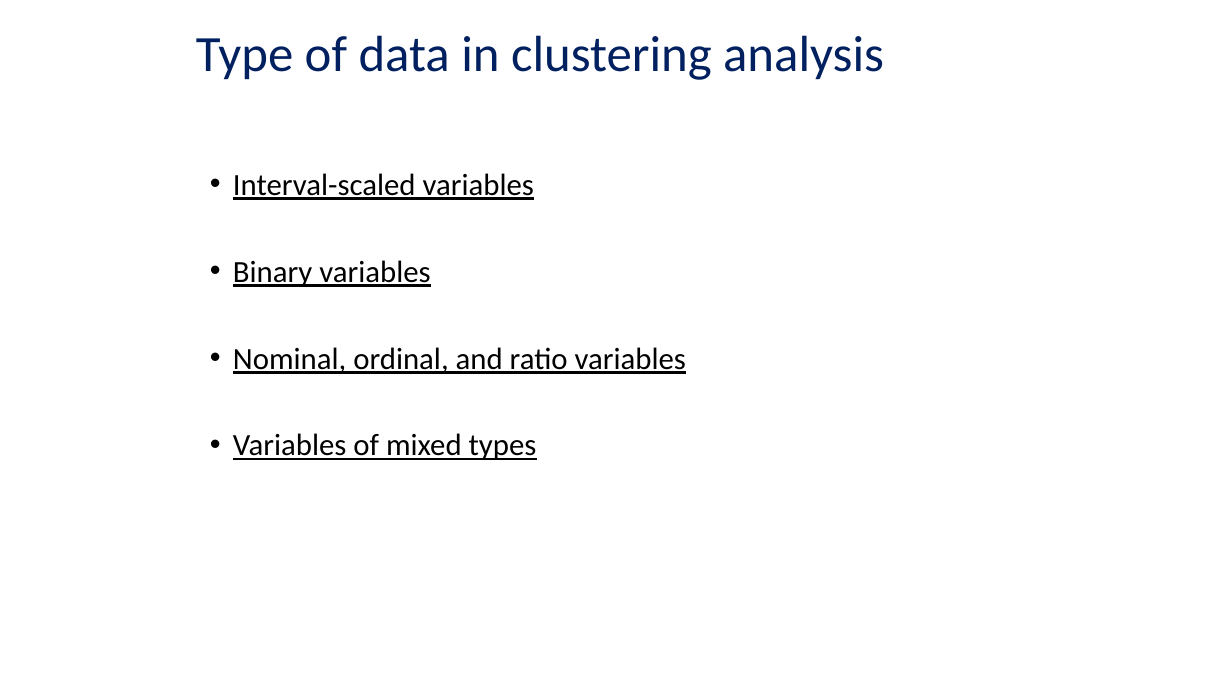
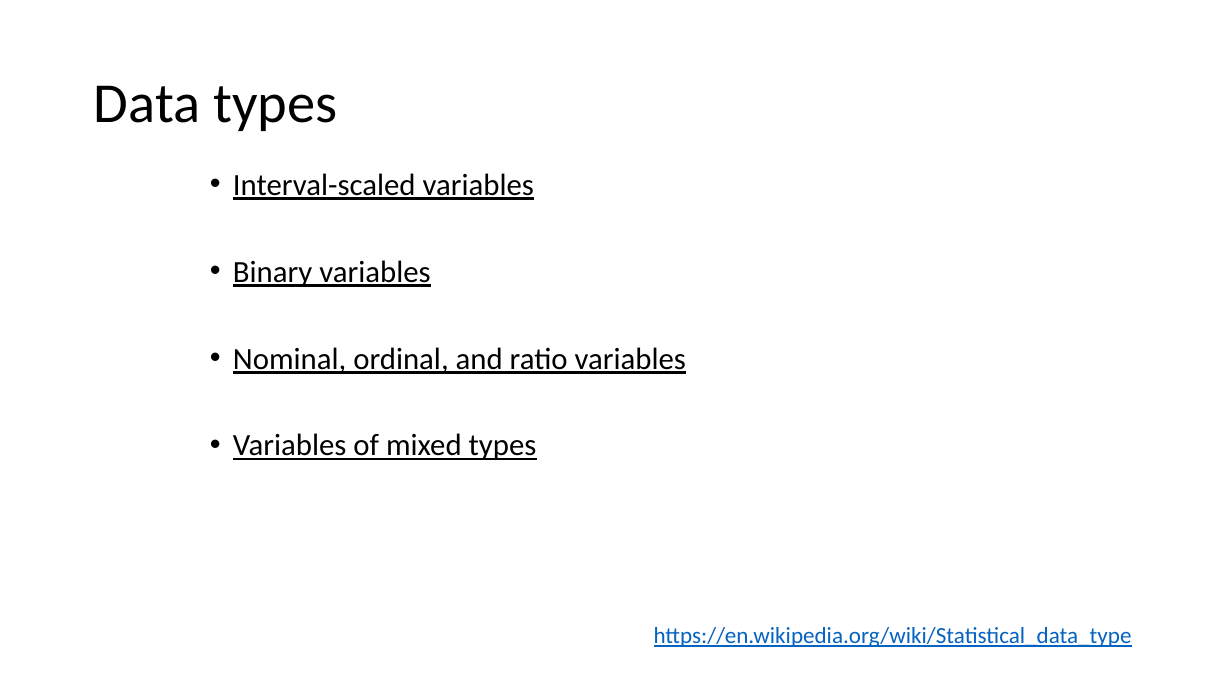
Before and after one commit to mathphysmx/teaching-ml, a slide deck: slide 12 of slides/05_ML_DataTypes.pptx. Drawn at 1232x693 pixels with LibreOffice and Linux fonts; fonts in the diff are those of the drawing. Boxes give left, top, right and bottom in pixels: in the first picture for what was removed or moved away, otherwise in the second. Text is boxed around its words. In the diff, an @@ line names an element or a change of style, - is before the commit and + after.

```diff
--- a/slides/05_ML_DataTypes.pptx
+++ b/slides/05_ML_DataTypes.pptx
@@ title removed at box(196, 35, 884, 80) @@
-Type of data in clustering analysis
@@ title added at box(94, 85, 337, 131), 44 pt, text #000000 @@
+Data types
@@ text added at box(654, 627, 1132, 647), 18 pt, text #0563C1, underline @@
+https://en.wikipedia.org/wiki/Statistical_data_type
```
Also in this commit, not shown: 5 other slides changed, 4 slides added, 12 other files.
